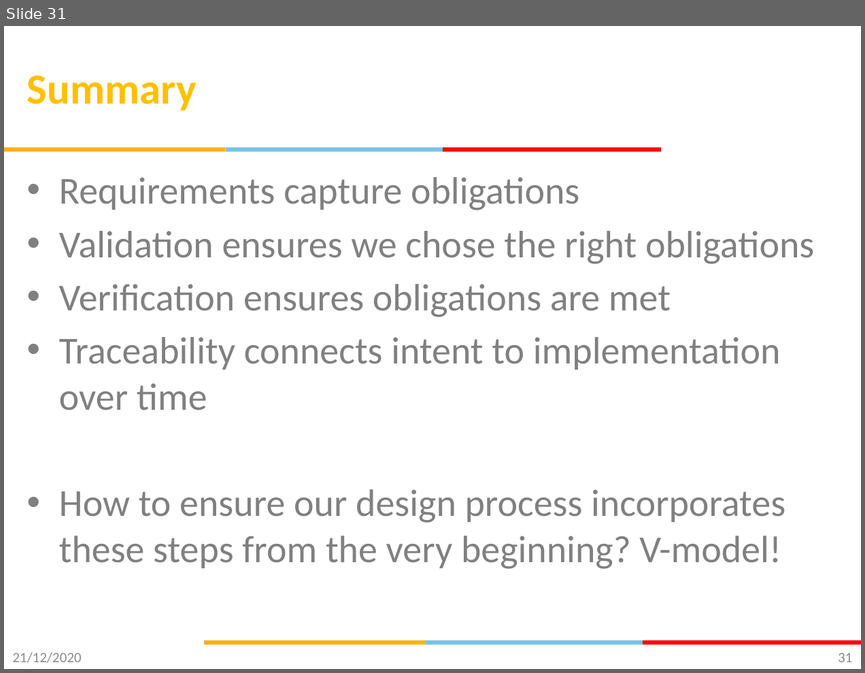
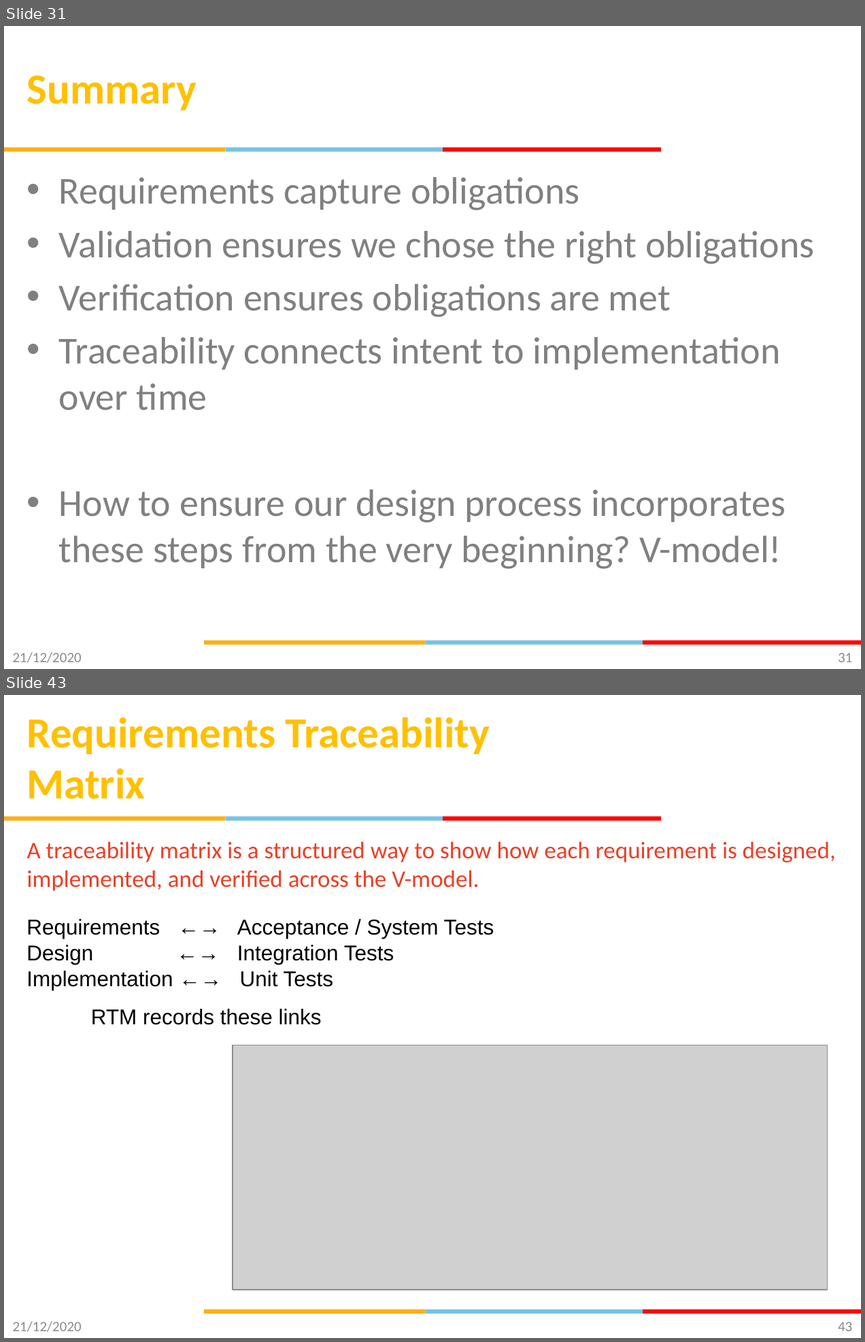
Before and after one commit to gsaurabhr-teaching/csg523-material, a slide deck: Lec-3-5-requirements.pptx. Shown one above the other, each under a label of ours: slide 31 before the commit, slides 31 and 43 after it; the slides between them are not shown. The pictures are 865x673 and 865x1342 pixels, drawn with LibreOffice and Linux fonts; fonts in the diff are those of the drawing; grey boxes stand for pictures; background and template pictures are left out. Boxes give left, top, right and bottom in pixels: in the first picture for what was removed or moved away, otherwise in the second. Text is boxed around its words. In the diff, an @@ line names an element or a change of style, - is before the commit and + after.

Commit message:
sdlc models added

```diff
--- a/Lec-3-5-requirements.pptx
+++ b/Lec-3-5-requirements.pptx
@@ slide 43 added at (4,695,861,1338), background #FFFFFF; not listed: 6 template elements that a slide beside it also shows @@
@@ title added at (27,717,490,799), 36 pt, text #FFC000, bold @@
+Requirements Traceability Matrix
@@ text added at (27,841,836,891), 20 pt, text #EA3F26 @@
+A traceability matrix is a structured way to show how each requirement is designed, implemented, and verified across the V-model.
@@ text added at (26,919,494,990), 18 pt, text #000000 @@
+Requirements ←→ Acceptance / System Tests
+Design ←→ Integration Tests
+Implementation ←→ Unit Tests
@@ text added at (91,1008,322,1025), 18 pt, text #000000 @@
+RTM records these links
@@ picture added at (232,1045,827,1289) @@
@@ text added at (13,1321,82,1331), 12 pt, text #8C8C8C @@
+21/12/2020
@@ page number added at (838,1321,852,1331), 12 pt, text #898989 @@
+43
```
Also in this commit, not shown: 11 other slides added.
